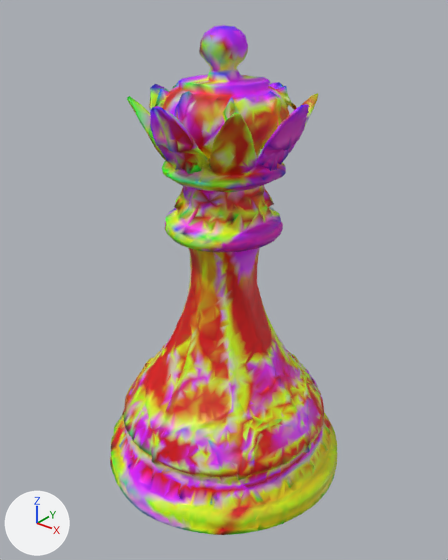
One commit to the glTF model assets/models/persian/candidate2/optimized/queen.glb: the scene before it, then after it.
Rendered twice from a camera (50 mm lens) standing at (0.784, -0.98, 0.579) and looking at (0.007, -0.009, -0.023). Every picture has the same lights, and +X, +Y and +Z are marked at lower left. The older version comes first.

Names of what the first picture shows: 'geometry_0'.
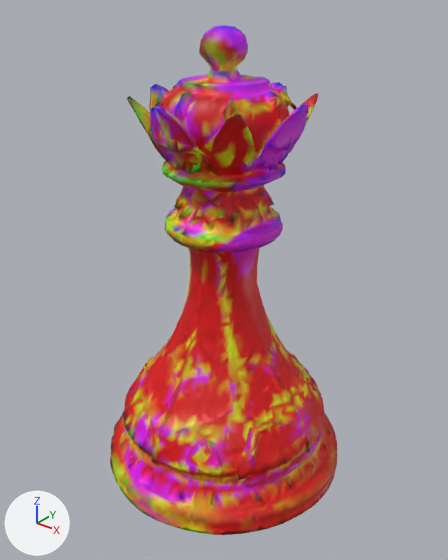
Edits to the scene script, one JSON object a line:
```json
{"block": "me_geometry_0", "where": "me_geometry_0.from_pydata(...)  # 11989 vertices, 23975 faces; spans x -0.29..0.29, y -0.291..0.291, z -0.5..0.5"}
{"block": "me_geometry_0", "where": "# used by ob_geometry_0; location = (0.0, 0.0, 0.0)"}
{"block": "me_geometry_0", "change": "me_geometry_0 part 1: 22724 faces centred in x -0.289..0.289, y -0.289..0.29, z -0.5..0.498 are repainted in the vertex colours, in many colours"}
```

Boxes [x1, y1, x2, y2] around the edits, measured in the pictures (448 x 560 px):
```json
{"part": 1, "of": "me_geometry_0", "change": "recoloured", "before": [110, 26, 337, 535], "after": [110, 26, 337, 535]}
```
